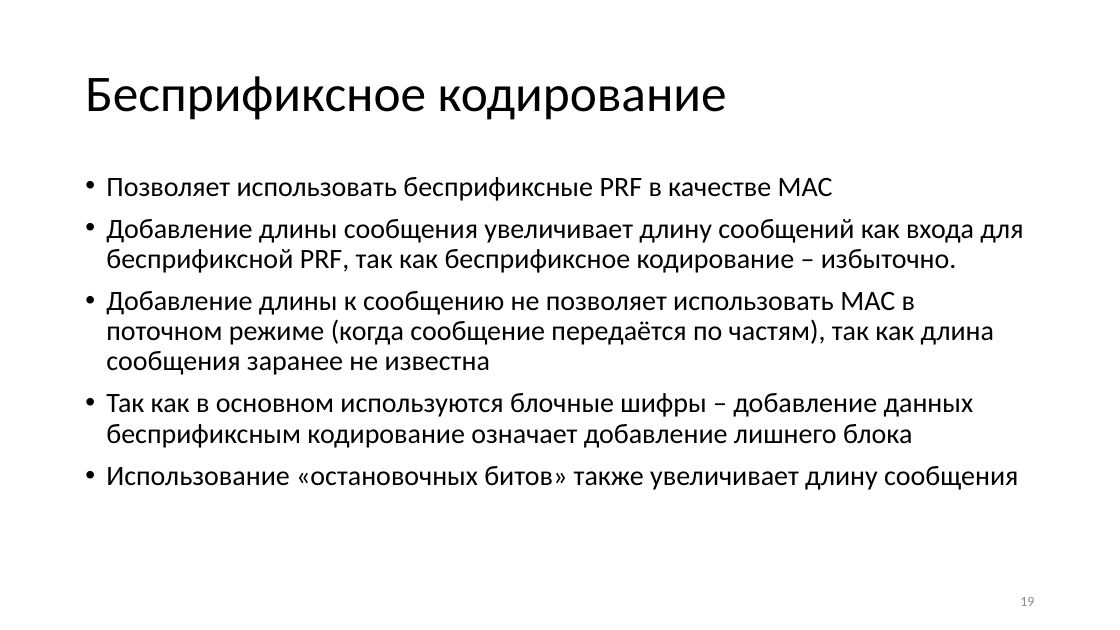
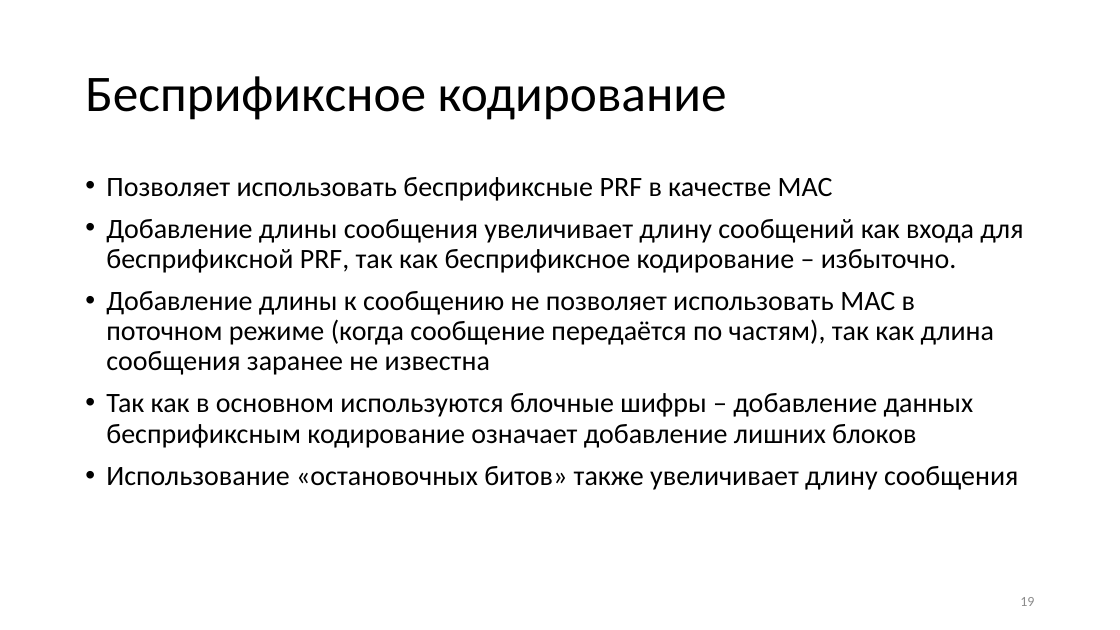
Before and after one commit to GeorgyFirsov-s-forks/CryptoLectures, a slide deck: slide 19 of Lectures/Lecture10.pptx. Drawn at 1120x630 pixels with LibreOffice and Linux fonts; fonts in the diff are those of the drawing. Boxes give left, top, right and bottom in pixels: in the first picture for what was removed or moved away, otherwise in the second. Text is boxed around its words. In the diff, an @@ line names an element or a change of style, - is before the commit and + after.

```diff
--- a/Lectures/Lecture10.pptx
+++ b/Lectures/Lecture10.pptx
@@ text at box(106, 393, 974, 448): text changed @@
-• Так как в основном используются блочные шифры – добавление данных беспрификсным кодирование означает добавление лишнего блока
+• Так как в основном используются блочные шифры – добавление данных беспрификсным кодирование означает добавление лишних блоков
```
Also in this commit, not shown: 5 other slides changed, 1 slide added, 1 other file.
